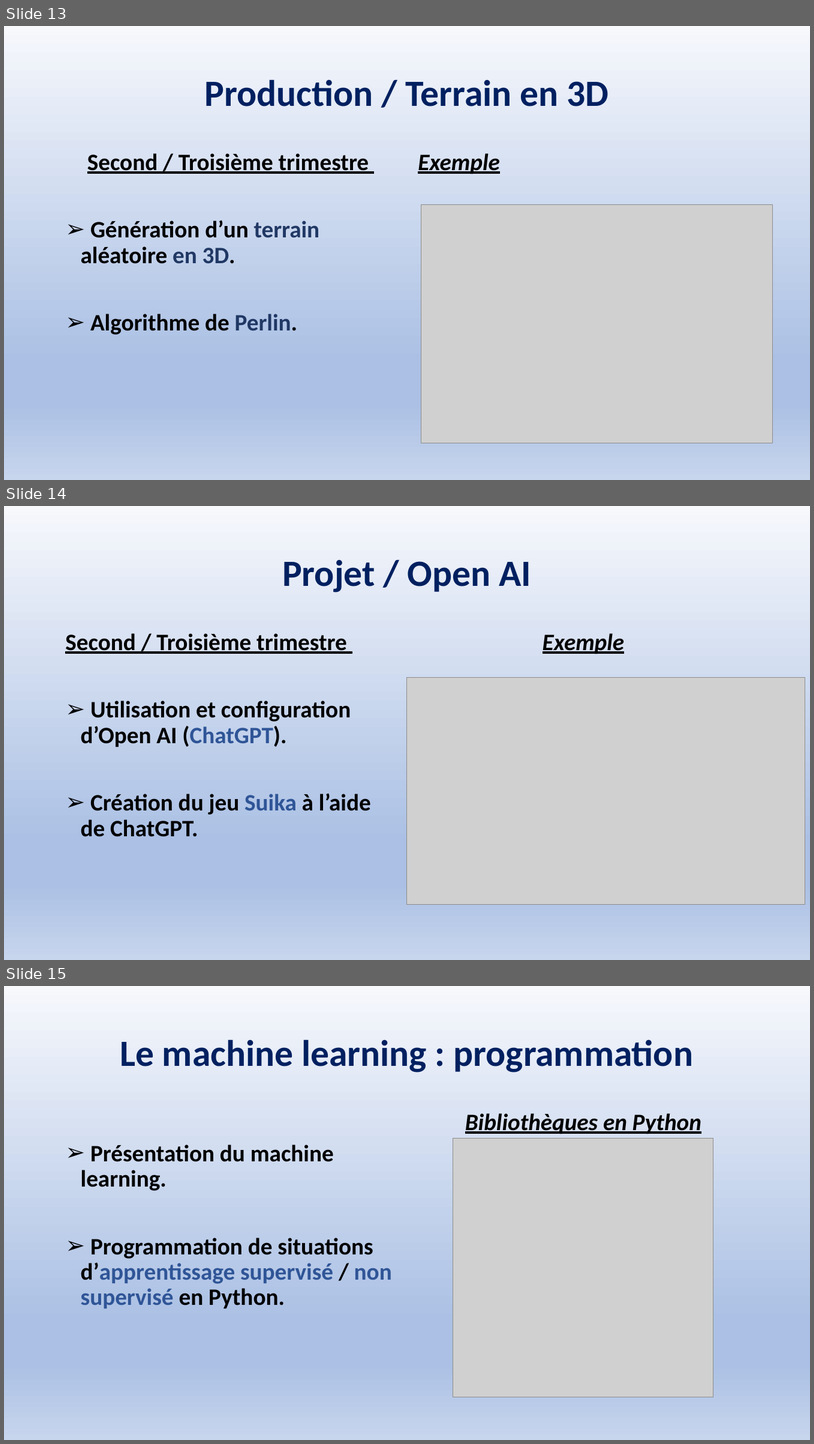
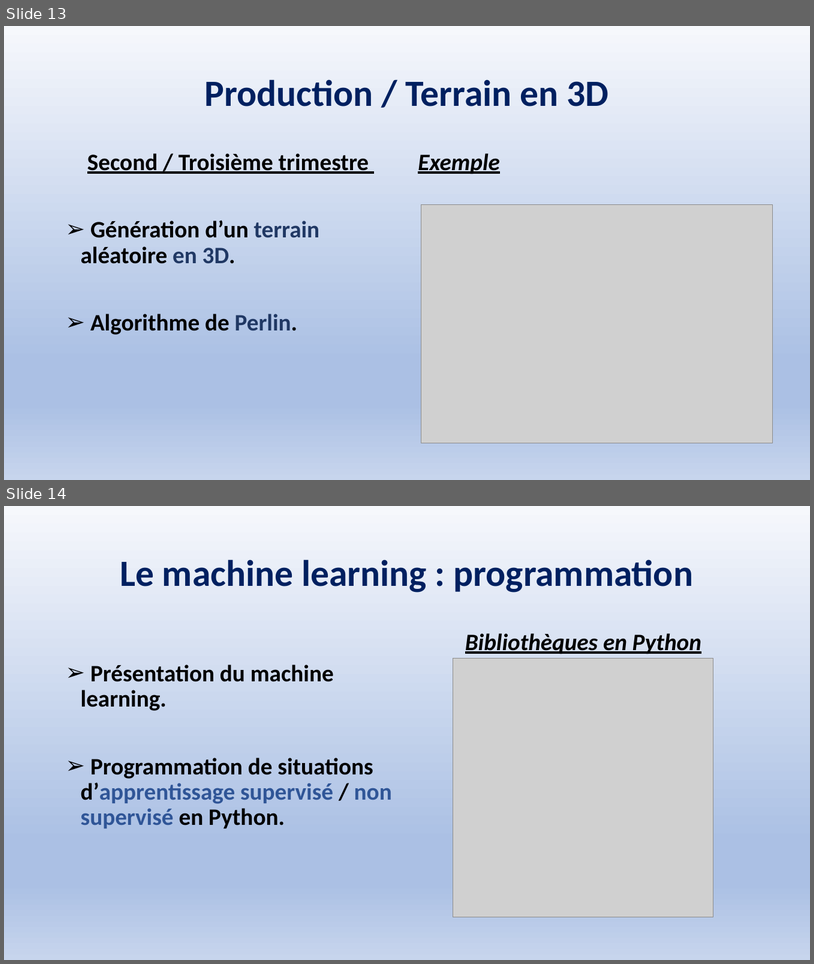
Before and after one commit to lmayer65/NSI_1, a slide deck: Présentation_NSI_Première.pptx. Shown one above the other, each under a label of ours: slides 13, 14 and 15 before the commit, slides 13 and 14 after it. The pictures are 814x1444 and 814x964 pixels, drawn with LibreOffice and Linux fonts; fonts in the diff are those of the drawing; grey boxes stand for pictures. Boxes give left, top, right and bottom in pixels: in the first picture for what was removed or moved away, otherwise in the second. Text is boxed around its words. In the diff, an @@ line names an element or a change of style, - is before the commit and + after.

```diff
--- a/Présentation_NSI_Première.pptx
+++ b/Présentation_NSI_Première.pptx
@@ slide 14 removed at box(4, 506, 810, 960), background gradient #F6F8FC to #ABC0E4 to #C7D5ED @@
@@ title removed at box(282, 560, 532, 592) @@
-Projet / Open AI
@@ text removed at box(65, 633, 371, 837) @@
-Second / Troisième trimestre
-➢ Utilisation et configuration d’Open AI (ChatGPT).
-➢ Création du jeu Suika à l’aide de ChatGPT.
@@ text removed at box(543, 633, 624, 654) @@
-Exemple
@@ picture removed at box(408, 677, 806, 904) @@
@@ what was slide 15 is now slide 14 @@
```
Also in this commit, not shown: 3 slides changed, 1 other file.
